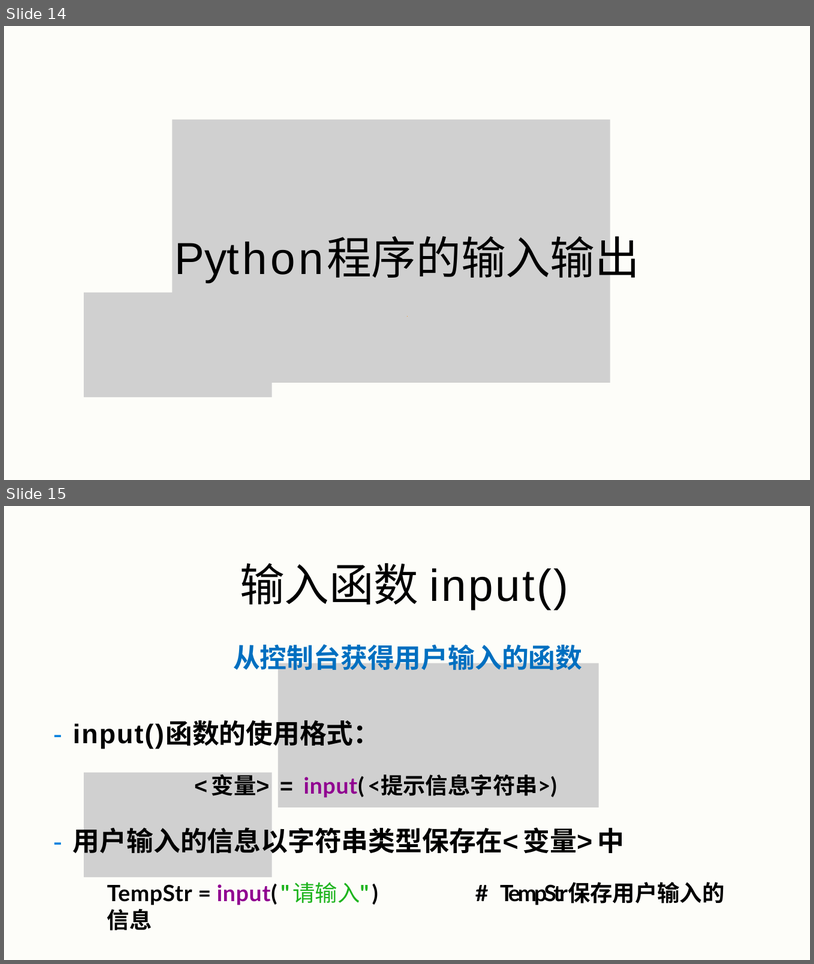
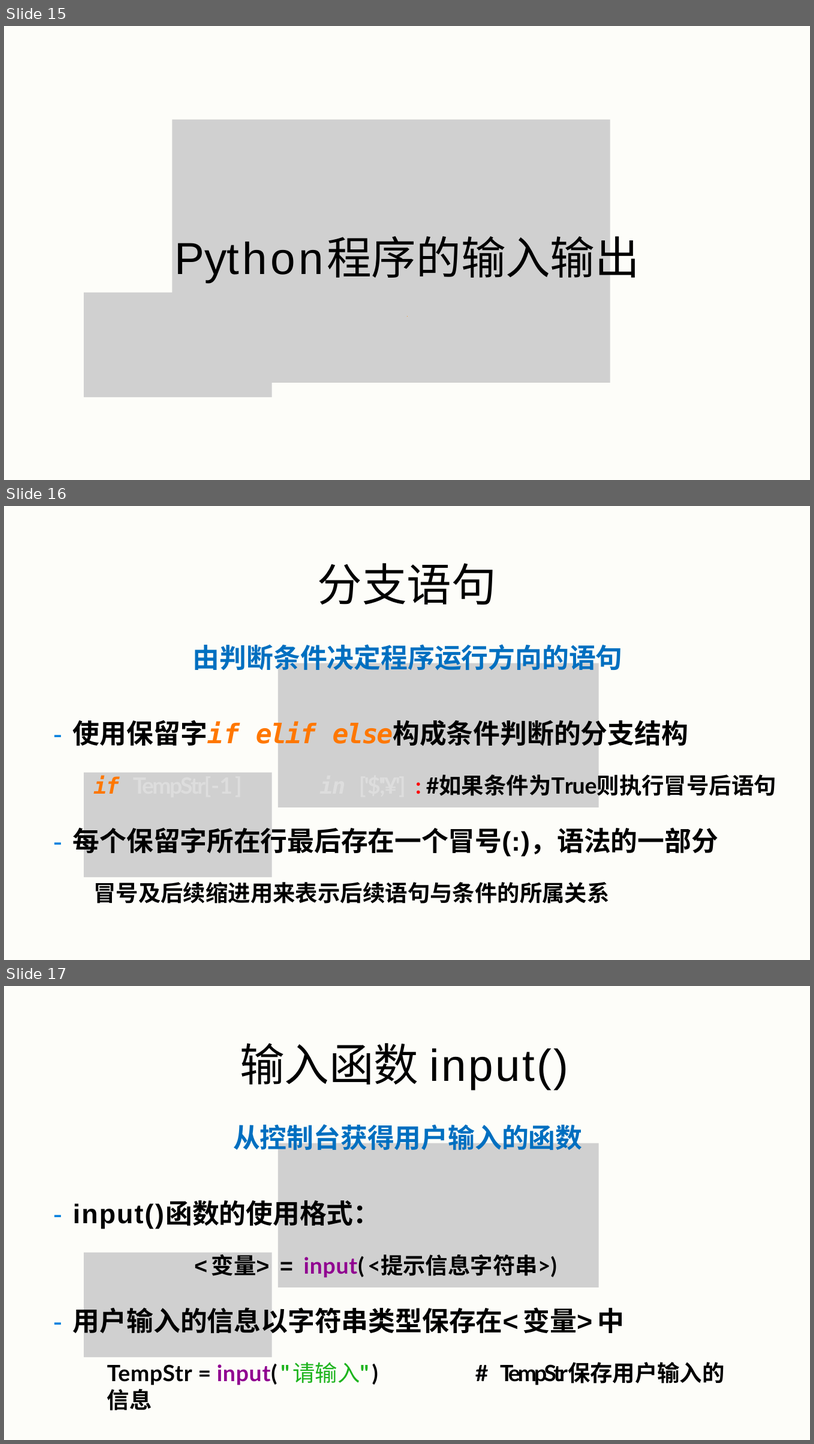
Before and after one commit to xpyuanfly/python-jxbj, a slide deck: 2.python程序实例解析/(09.24星期四上课版)python程序实例解析.pptx. Shown one above the other, each under a label of ours: slides 14 and 15 before the commit, slides 15, 16 and 17 after it. The pictures are 814x964 and 814x1444 pixels, drawn with LibreOffice and Linux fonts; fonts in the diff are those of the drawing; grey boxes stand for pictures. Boxes give left, top, right and bottom in pixels: in the first picture for what was removed or moved away, otherwise in the second. Text is boxed around its words. In the diff, an @@ line names an element or a change of style, - is before the commit and + after.

```diff
--- a/2.python程序实例解析/(09.24星期四上课版)python程序实例解析.pptx
+++ b/2.python程序实例解析/(09.24星期四上课版)python程序实例解析.pptx
@@ slide 16 added at [4, 506, 810, 960], background #FFFFFF; not listed: 1 template element that a slide beside it also shows @@
@@ title added at [318, 563, 497, 605], 40 pt, text #000000 @@
+分支语句
@@ text added at [73, 640, 777, 903], 24 pt, text #000000, bold @@
+由判断条件决定程序运行方向的语句
+- 使用保留字if elif else构成条件判断的分支结构
+if TempStr[-1] in ['$','¥'] :#如果条件为True则执行冒号后语句
+- 每个保留字所在行最后存在一个冒号(:)，语法的一部分
+冒号及后续缩进用来表示后续语句与条件的所属关系
@@ picture added at [278, 663, 599, 808] @@
@@ picture added at [84, 772, 272, 877] @@
@@ what was slide 14 is now slide 15 @@
@@ what was slide 15 is now slide 17 @@
```
Also in this commit, not shown: 2 slides changed, 1 other slide added, 2 other files.
